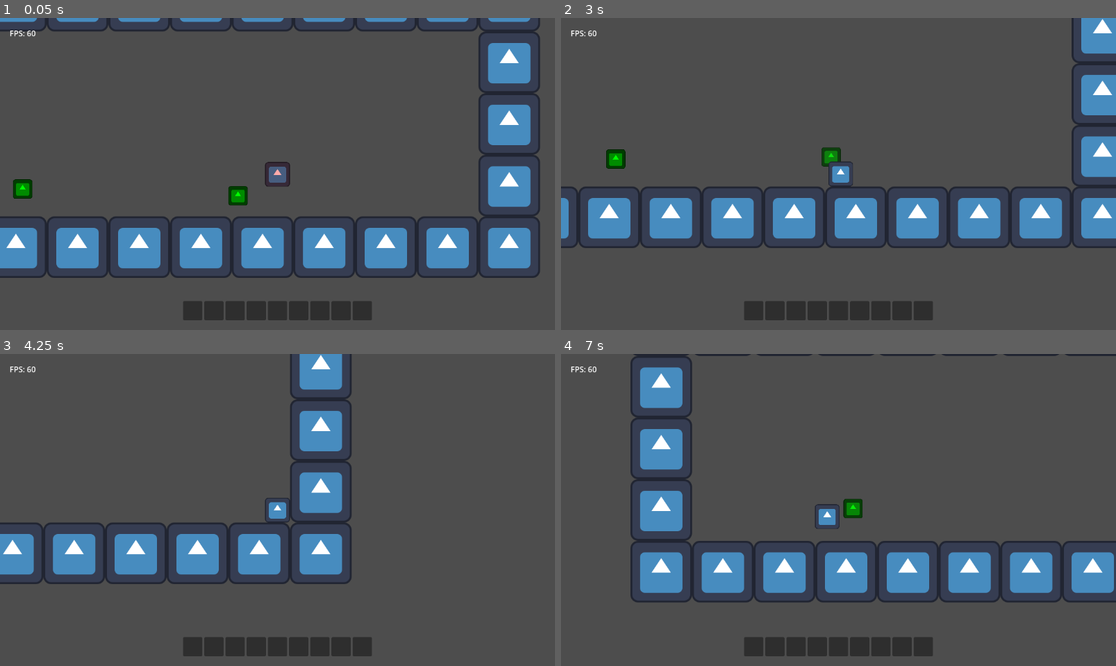
Above: before the commit, frames 1-4 (two rows, left to right).
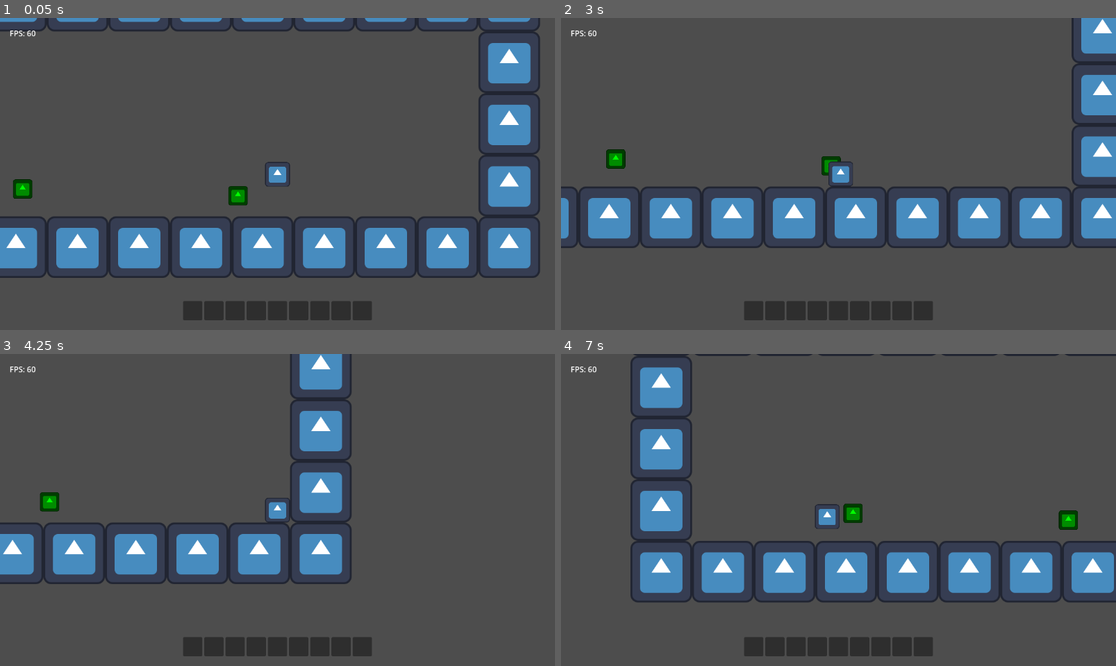
Above: after the commit, the same moments.

Repository: TheHumanMRP/RPG-Life-Tracker
Game: Godot game, scene res://Folders/Systems/Main/Scenes/main_scene.tscn
Same seed, same stepped clock (60 frames per second), same inputs: the game is played once before the commit and once after it. The engine's default icon, where the game draws it, is replaced by a stand-in: a white triangle on a blue panel in a dark square.
Inputs:
- Up to frame 1 (0.05 s): no input
- Up to frame 2 (3 s): hold D (move_right) 0.53-2.03 s; tap Space (jump) at 0.77, 1.52 s; hold A (move_left) 2.03-2.78 s; hold D (move_right) from 2.78 s (still down)
- Up to frame 3 (4.25 s): keep holding D (move_right); tap Space (jump) at 3.02, 3.77 s
- Up to frame 4 (7 s): release D (move_right) at 4.28 s; hold A (move_left) 4.28-5.03 s; tap Space (jump) at 4.52, 6.02, 6.77 s; hold D (move_right) 5.03-5.78 s; hold A (move_left) from 5.78 s (still down)

The runs differ from the first frame. In frame 1, 0.3% of the frame differs, in the area x 47-53%, y 46-54%; in frame 2, 0.2%; in frame 3, 0.2%; in frame 4, 0.4%, in the area x 50-94%, y 46-57%.
Error before the commit: Invalid call. Nonexistent function 'take_damage' in base 'TileMapLayer'. (res://Folders/Systems/Platformer_Components/Scripts/damage_area.gd:84)

Commit message:
Auto commit at 2026-06-25 16:44:11

Diff:
--- a/Folders/Systems/Platformer_Components/Scenes/checkpoint.tscn
+++ b/Folders/Systems/Platformer_Components/Scenes/checkpoint.tscn
@@ -7,7 +7,8 @@
 size = Vector2(40, 38)
 
 [node name="Checkpoint" type="Area2D" unique_id=460687773]
-collision_layer = 2
+collision_layer = 4
+collision_mask = 2
 script = ExtResource("1_4xoye")
 
 [node name="CollisionShape2D" type="CollisionShape2D" parent="." unique_id=769247356]
--- a/Folders/Systems/Player/player.tscn
+++ b/Folders/Systems/Player/player.tscn
@@ -162,3 +162,4 @@
 metadata/_custom_type_script = "uid://ckyj7edp33tc8"
 
 [node name="DamageArea" parent="." unique_id=1450602764 instance=ExtResource("5_o2hah")]
+collision_mask = 2
